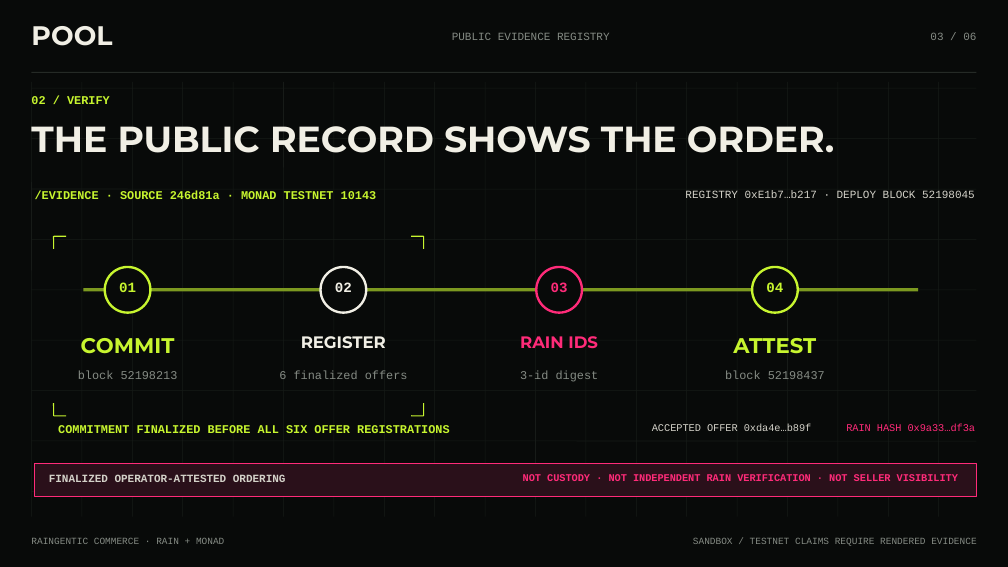
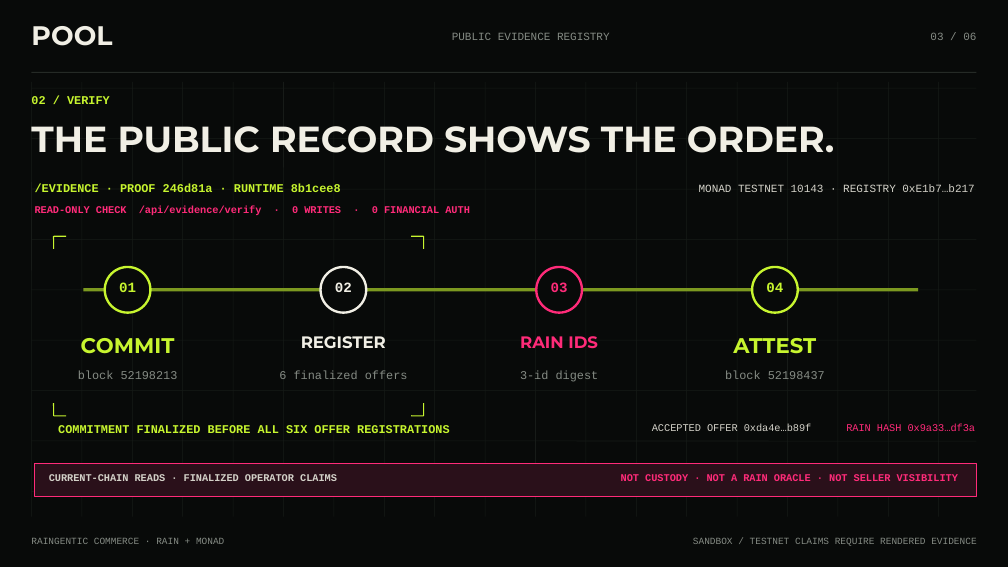
Before and after one commit to inevident/Pool, a slide deck: slide 3 of POOL_PITCH.pptx. Drawn at 1008x567 pixels with LibreOffice and Linux fonts; fonts in the diff are those of the drawing. Boxes give left, top, right and bottom in pixels: in the first picture for what was removed or moved away, otherwise in the second. Text is boxed around its words. In the diff, an @@ line names an element or a change of style, - is before the commit and + after.

```diff
--- a/POOL_PITCH.pptx
+++ b/POOL_PITCH.pptx
@@ text at box(35, 184, 341, 192): text changed @@
-/EVIDENCE · SOURCE 246d81a · MONAD TESTNET 10143
+/EVIDENCE · PROOF 246d81a · RUNTIME 8b1cee8
@@ text added at box(35, 206, 470, 215), 9.8 pt, text #FF2B79, bold @@
+READ-ONLY CHECK /api/evidence/verify · 0 WRITES · 0 FINANCIAL AUTH
@@ text at box(699, 184, 974, 192): text changed @@
-REGISTRY 0xE1b7…b217 · DEPLOY BLOCK 52198045
+MONAD TESTNET 10143 · REGISTRY 0xE1b7…b217
@@ text at box(49, 474, 337, 481): text changed; size 10.5 to 9.8 pt @@
-FINALIZED OPERATOR-ATTESTED ORDERING
+CURRENT-CHAIN READS · FINALIZED OPERATOR CLAIMS
@@ text at box(621, 474, 958, 481): text changed @@
-NOT CUSTODY · NOT INDEPENDENT RAIN VERIFICATION · NOT SELLER VISIBILITY
+NOT CUSTODY · NOT A RAIN ORACLE · NOT SELLER VISIBILITY
```
Also in this commit, not shown: 1 other slide changed, 23 other files.
